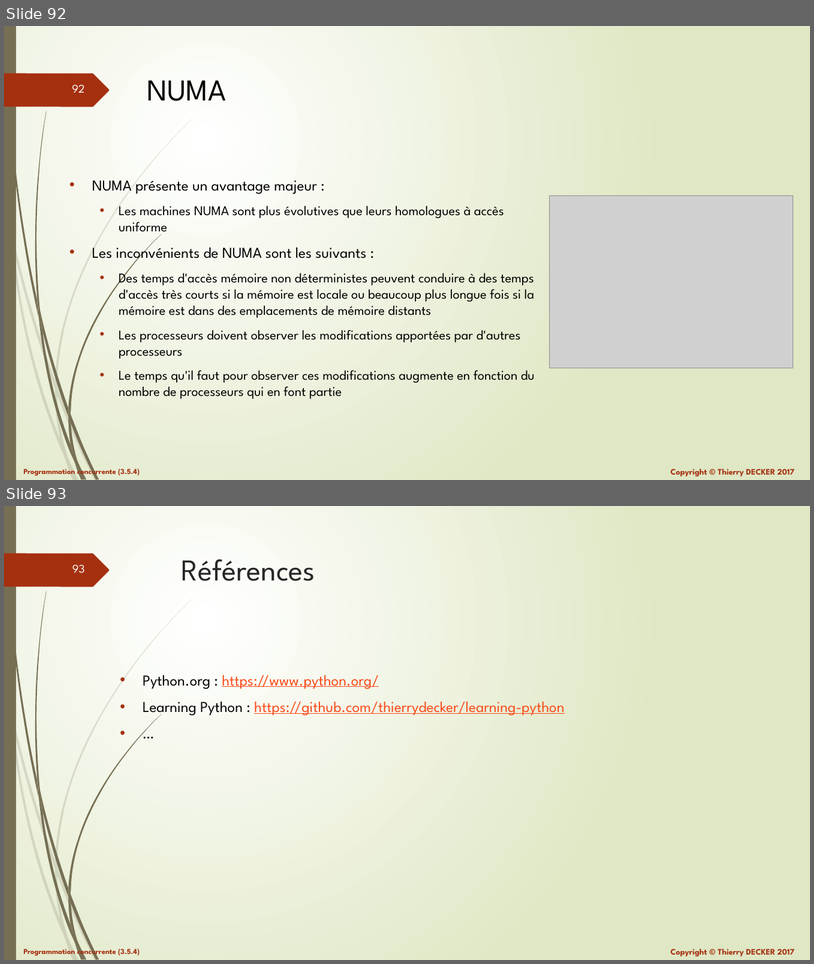
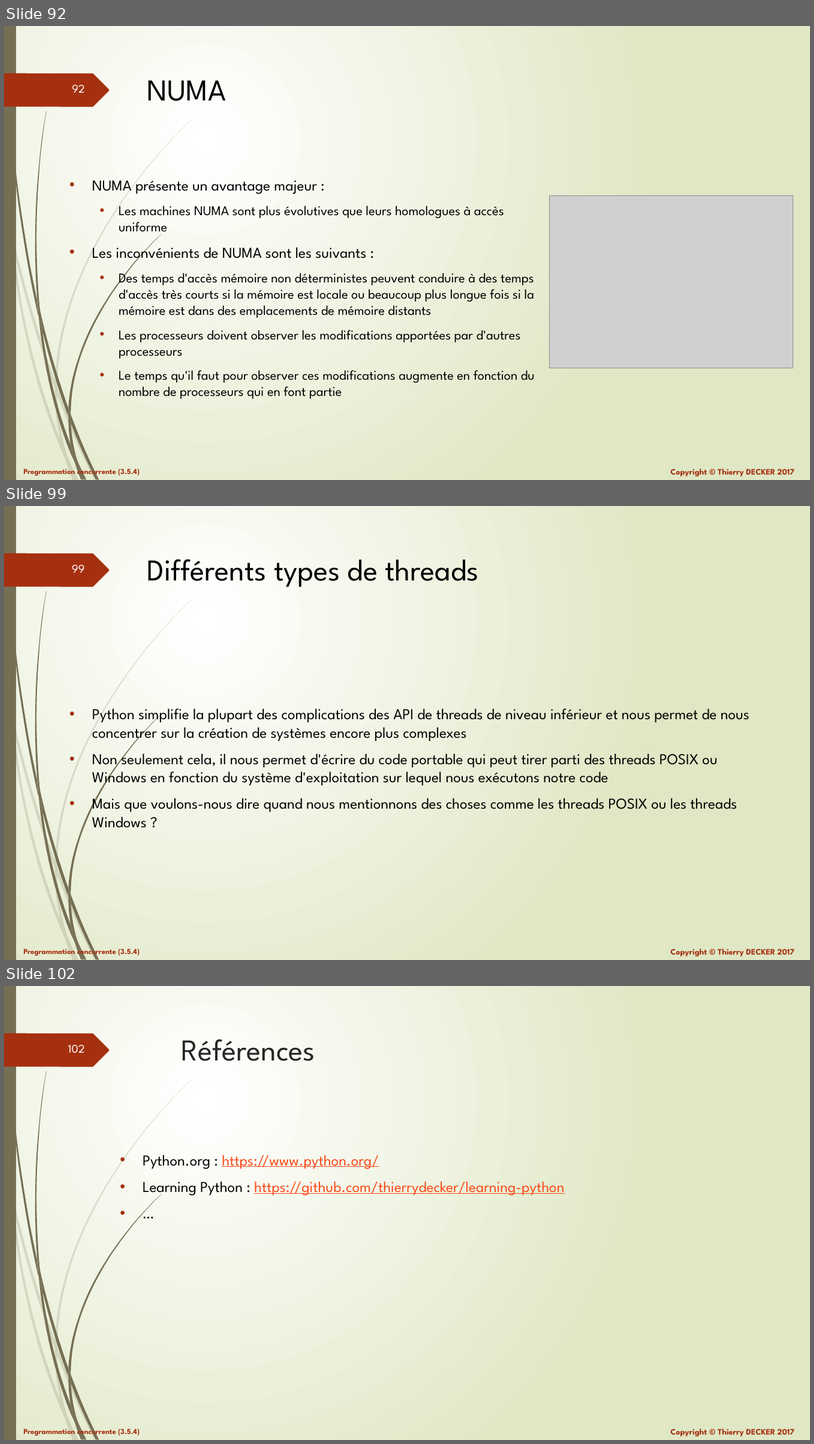
Before and after one commit to VikmanTheRacoon/learning-python, a slide deck: documentations/python-103.pptx. Shown one above the other, each under a label of ours: slides 92 and 93 before the commit, slides 92, 99 and 102 after it; the slides between them are not shown. The pictures are 814x964 and 814x1444 pixels, drawn with LibreOffice and Linux fonts; fonts in the diff are those of the drawing; grey boxes stand for pictures. Boxes give left, top, right and bottom in pixels: in the first picture for what was removed or moved away, otherwise in the second. Text is boxed around its words. In the diff, an @@ line names an element or a change of style, - is before the commit and + after.

```diff
--- a/documentations/python-103.pptx
+++ b/documentations/python-103.pptx
@@ slide 99 added at [4,506,810,960], background gradient #FFFFFF to #DFE8C4; not listed: 27 template elements that a slide beside it also shows @@
@@ title added at [147,559,479,587], 36 pt, text #000000 @@
+Différents types de threads
@@ text added at [92,708,750,828], 18 pt, text #000000 @@
+• Python simplifie la plupart des complications des API de threads de niveau inférieur et nous permet de nous concentrer sur la création de systèmes encore plus complexes
+• Non seulement cela, il nous permet d'écrire du code portable qui peut tirer parti des threads POSIX ou Windows en fonction du système d'exploitation sur lequel nous exécutons notre code
+• Mais que voulons-nous dire quand nous mentionnons des choses comme les threads POSIX ou les threads Windows ?
@@ what was slide 93 is now slide 102 @@
@@ page number at [68,1045,85,1053]: text changed @@
-93
+102
```
Also in this commit, not shown: 8 other slides added, 1 other file.
